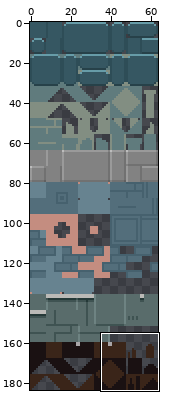
Two versions of one sprite sheet, assets/img/tileset.png. The picture above shows the old version from afar; the outline marks the close-up.
Close-up. The starting point:
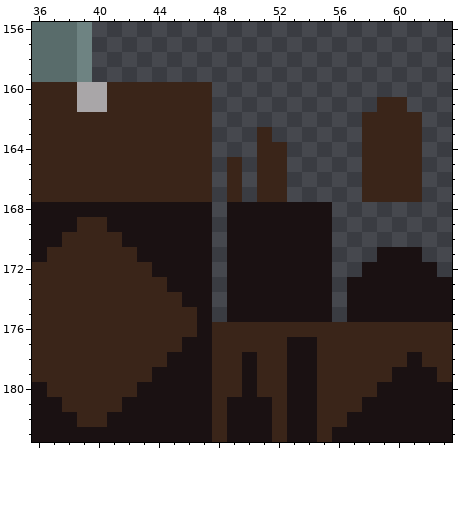
The file is 64x184 pixels. Shown: x 36..63, y 156..183.
The same view after the edit:
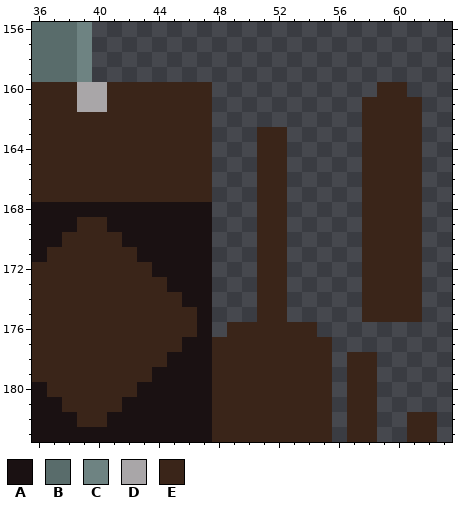
Palette (. is transparent): A #1a1112  B #596c6b  C #6e8382  D #a9a6a8  E #3a2519
From old to new:
y 160: x 59..60 .. -> EE
y 161: x 58 . -> E; x 61 . -> E
y 163: x 52 . -> E
y 165..167: x 49 E -> .
y 168..170: x 49..55 AAAAAAA -> ..EE...; x 58..61 .... -> EEEE
y 171: x 49..55 AAAAAAA -> ..EE...; x 58..61 .AAA -> EEEE
y 172: x 49..55 AAAAAAA -> ..EE...; x 58..62 AAAAA -> EEEE.
y 173..175: x 49..55 AAAAAAA -> ..EE...; x 57..63 AAAAAAA -> .EEEE..
y 176: x 48 E -> .; x 55..63 EEEEEEEEE -> .........
y 177: x 53..54 AA -> EE; x 56..63 EEEEEEEE -> ........
y 178: x 50 A -> E; x 53..54 AA -> EE; x 56 E -> .; x 59..63 EEAEE -> .....
y 179: x 50 A -> E; x 53..54 AA -> EE; x 56 E -> .; x 59..63 EAAAE -> .....
y 180: x 50 A -> E; x 53..54 AA -> EE; x 56 E -> .; x 59..63 AAAAA -> .....
y 181: x 49..51 AAA -> EEE; x 53..54 AA -> EE; x 56 E -> .; x 58..63 AAAAAA -> E.....
y 182: x 49..51 AAA -> EEE; x 53..54 AA -> EE; x 56..63 EAAAAAAA -> .EE..EE.
y 183: x 49..51 AAA -> EEE; x 53..54 AA -> EE; x 56..63 AAAAAAAA -> .EE..EE.
